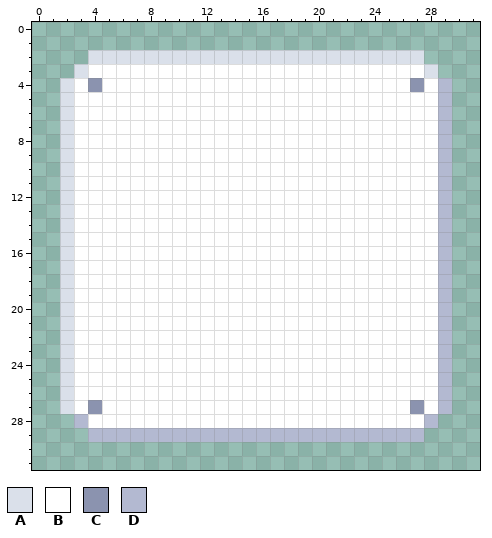
Pixel-art file -- assets/images/ase/BagSlot_Prototype.aseprite. The first picture shows the starting point.
32x32 pixels, 1 frame.
Palette (. is transparent): A #dae0ea  B #ffffff  C #8b93af  D #b3b9d1
Pixels before, first column x 2:
 2 ..AAAAAAAAAAAAAAAAAAAAAAAA..
 3 .ABBBBBBBBBBBBBBBBBBBBBBBBA.
 4 ABCBBBBBBBBBBBBBBBBBBBBBBCBD
 5 ABBBBBBBBBBBBBBBBBBBBBBBBBBD
 6 ABBBBBBBBBBBBBBBBBBBBBBBBBBD
 7 ABBBBBBBBBBBBBBBBBBBBBBBBBBD
 8 ABBBBBBBBBBBBBBBBBBBBBBBBBBD
 9 ABBBBBBBBBBBBBBBBBBBBBBBBBBD
10 ABBBBBBBBBBBBBBBBBBBBBBBBBBD
11 ABBBBBBBBBBBBBBBBBBBBBBBBBBD
12 ABBBBBBBBBBBBBBBBBBBBBBBBBBD
13 ABBBBBBBBBBBBBBBBBBBBBBBBBBD
14 ABBBBBBBBBBBBBBBBBBBBBBBBBBD
15 ABBBBBBBBBBBBBBBBBBBBBBBBBBD
16 ABBBBBBBBBBBBBBBBBBBBBBBBBBD
17 ABBBBBBBBBBBBBBBBBBBBBBBBBBD
18 ABBBBBBBBBBBBBBBBBBBBBBBBBBD
19 ABBBBBBBBBBBBBBBBBBBBBBBBBBD
20 ABBBBBBBBBBBBBBBBBBBBBBBBBBD
21 ABBBBBBBBBBBBBBBBBBBBBBBBBBD
22 ABBBBBBBBBBBBBBBBBBBBBBBBBBD
23 ABBBBBBBBBBBBBBBBBBBBBBBBBBD
24 ABBBBBBBBBBBBBBBBBBBBBBBBBBD
25 ABBBBBBBBBBBBBBBBBBBBBBBBBBD
26 ABBBBBBBBBBBBBBBBBBBBBBBBBBD
27 ABCBBBBBBBBBBBBBBBBBBBBBBCBD
28 .DBBBBBBBBBBBBBBBBBBBBBBBBD.
29 ..DDDDDDDDDDDDDDDDDDDDDDDD..
Now the later version:
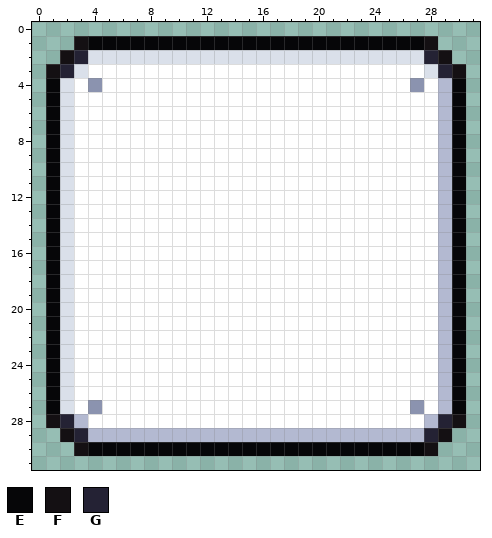
Colours new in this view: E #060608  F #141013  G #242234
The exact change:
y 1: x 3..28 .......................... -> FEEEEEEEEEEEEEEEEEEEEEEEEF
y 2: x 2..3 .. -> FG; x 28..29 .. -> GF
y 3: x 1..2 .. -> FG; x 29..30 .. -> GF
y 4..27: x 1 . -> E; x 30 . -> E
y 28: x 1..2 .. -> FG; x 29..30 .. -> GF
y 29: x 2..3 .. -> FG; x 28..29 .. -> GF
y 30: x 3..28 .......................... -> FEEEEEEEEEEEEEEEEEEEEEEEEF
Changed places in both pictures, as pixel boxes (x1, y1, x2, y2):
added: (46, 36, 466, 456)
